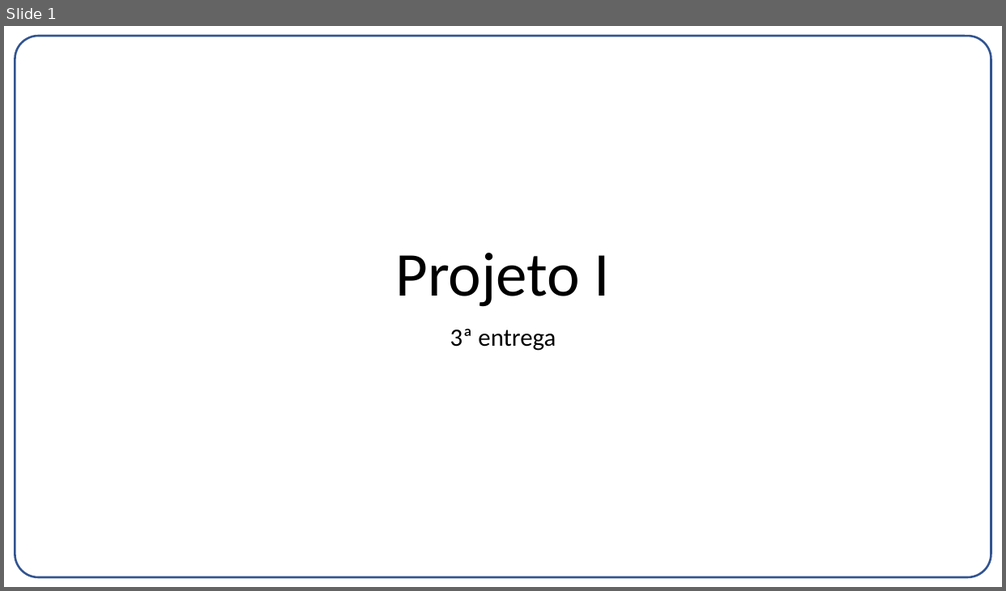
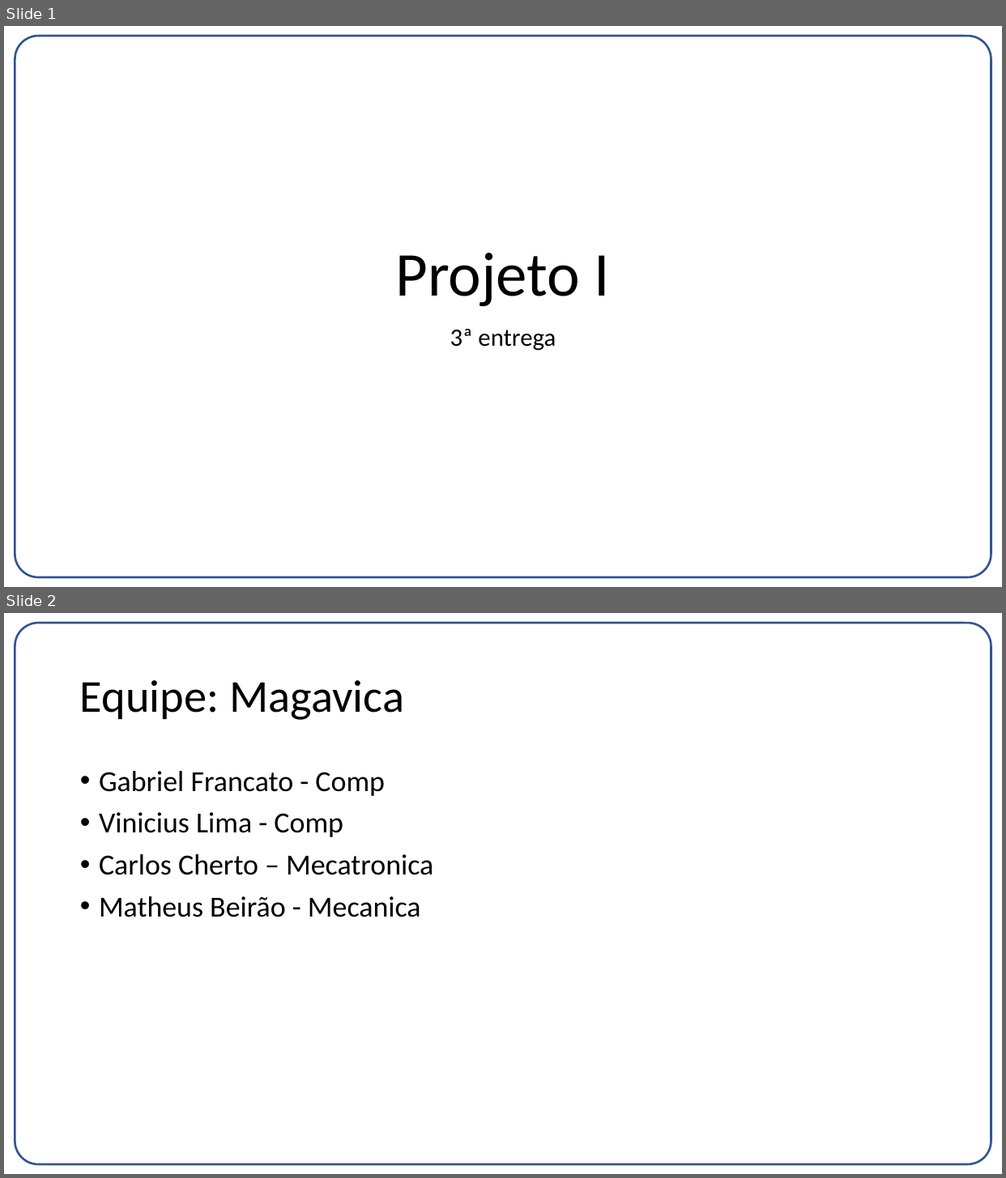
Before and after one commit to gabrielvf1/Co-Design-Projeto-1, a slide deck: Entrega03.pptx. Shown one above the other, each under a label of ours: slide 1 before the commit, slides 1 and 2 after it. The pictures are 1006x591 and 1006x1178 pixels, drawn with LibreOffice and Linux fonts; fonts in the diff are those of the drawing. Boxes give left, top, right and bottom in pixels: in the first picture for what was removed or moved away, otherwise in the second. Text is boxed around its words. In the diff, an @@ line names an element or a change of style, - is before the commit and + after.

```diff
--- a/Entrega03.pptx
+++ b/Entrega03.pptx
@@ slide 2 added at [4,613,1002,1174], background #FFFFFF; not listed: 1 template element that a slide beside it also shows @@
@@ title added at [80,680,404,720], 44 pt, text #000000 @@
+Equipe: Magavica
@@ text added at [99,771,433,918], 28 pt, text #000000 @@
+• Gabriel Francato - Comp
+• Vinicius Lima - Comp
+• Carlos Cherto – Mecatronica
+• Matheus Beirão - Mecanica
```
Also in this commit, not shown: 3 slides changed, 6 other slides added, 3 slides removed, 8 other files.
